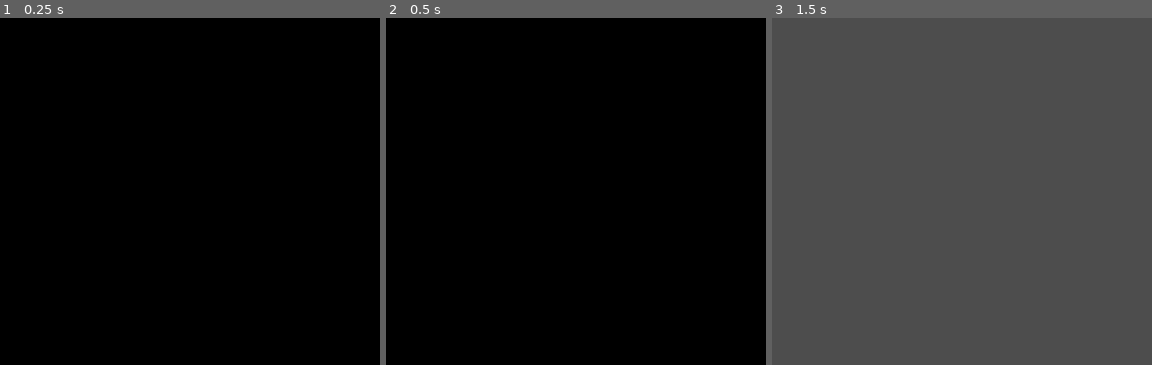
Above: before the commit, frames 1-3 (left to right).
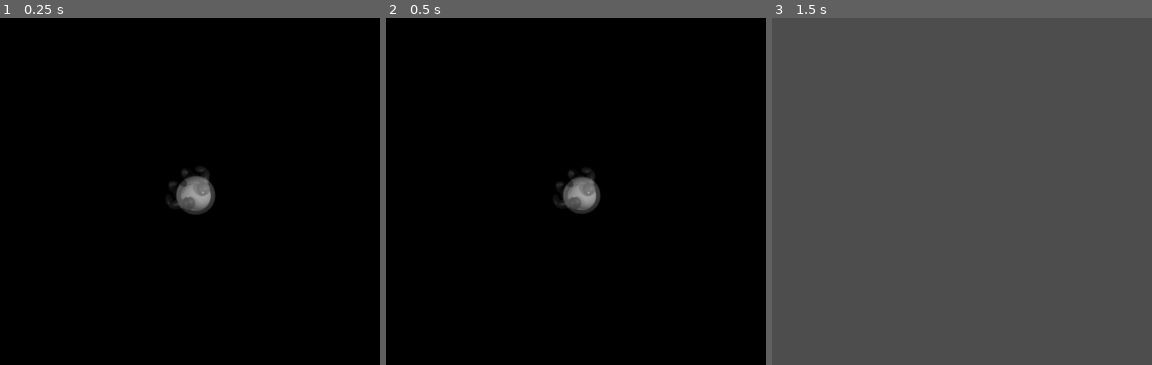
Above: after the commit, the same moments.

Repository: makreth/tiltedgjfeb
Game: Godot game, scene res://title_screen.tscn
The game is run twice, just before and just after one commit, with the same random seed, the same clock (stepped at 60 frames per second) and the same inputs. Video files are missing from this copy of the repository; at most half a second of black plays in their place.
Inputs (mouse positions are % of the whole screen's width and height, from its top left):
- Up to frame 1 (0.25 s): no input
- Up to frame 2 (0.5 s): no input
- Up to frame 3 (1.5 s): click "Start Game 1" at 0.5 s; tap Enter at 1.25 s; move the mouse to (73, 41) at 1.27 s
The pictures show only the part of the screen within x 25-75%, y 22-72%; the shares and areas given below are measured in that part.

The runs differ from the first frame. In frame 1, 1.0% of the frame differs, in the area x 43-57%, y 43-57%; in frame 2, 0.9%; in frame 3, nothing differs.

Commit message:
Added animated Panda Paul mouse cursor.

Diff:
--- /dev/null
+++ b/Scenes/cursor_panda_paul.tscn
@@ -0,0 +1,195 @@
+[gd_scene load_steps=29 format=3 uid="uid://c0cq3186w8bdc"]
+
+[ext_resource type="Script" uid="uid://b11jovoenvaw6" path="res://Scripts/cursor/cursor_panda_paul.gd" id="1_4o6ag"]
+[ext_resource type="Texture2D" uid="uid://tnckooqgctel" path="res://Assets/panda-paul-mouse/panda-paul-mouse-sprite-sheet.png" id="2_8s5ku"]
+
+[sub_resource type="AtlasTexture" id="AtlasTexture_h1dfb"]
+atlas = ExtResource("2_8s5ku")
+region = Rect2(0, 0, 64, 64)
+
+[sub_resource type="AtlasTexture" id="AtlasTexture_jroml"]
+atlas = ExtResource("2_8s5ku")
+region = Rect2(64, 0, 64, 64)
+
+[sub_resource type="AtlasTexture" id="AtlasTexture_10p48"]
+atlas = ExtResource("2_8s5ku")
+region = Rect2(128, 0, 64, 64)
+
+[sub_resource type="AtlasTexture" id="AtlasTexture_sn4h0"]
+atlas = ExtResource("2_8s5ku")
+region = Rect2(192, 0, 64, 64)
+
+[sub_resource type="AtlasTexture" id="AtlasTexture_obfwf"]
+atlas = ExtResource("2_8s5ku")
+region = Rect2(256, 0, 64, 64)
+
+[sub_resource type="AtlasTexture" id="AtlasTexture_uycyi"]
+atlas = ExtResource("2_8s5ku")
+region = Rect2(320, 0, 64, 64)
+
+[sub_resource type="AtlasTexture" id="AtlasTexture_o2oom"]
+atlas = ExtResource("2_8s5ku")
+region = Rect2(384, 0, 64, 64)
+
+[sub_resource type="AtlasTexture" id="AtlasTexture_f233n"]
+atlas = ExtResource("2_8s5ku")
+region = Rect2(448, 0, 64, 64)
+
+[sub_resource type="AtlasTexture" id="AtlasTexture_k1kmv"]
+atlas = ExtResource("2_8s5ku")
+region = Rect2(512, 0, 64, 64)
+
+[sub_resource type="AtlasTexture" id="AtlasTexture_l236m"]
+atlas = ExtResource("2_8s5ku")
+region = Rect2(576, 0, 64, 64)
+
+[sub_resource type="AtlasTexture" id="AtlasTexture_irdyt"]
+atlas = ExtResource("2_8s5ku")
+region = Rect2(640, 0, 64, 64)
+
+[sub_resource type="AtlasTexture" id="AtlasTexture_gb7q7"]
+atlas = ExtResource("2_8s5ku")
+region = Rect2(704, 0, 64, 64)
+
+[sub_resource type="AtlasTexture" id="AtlasTexture_ehqd3"]
+atlas = ExtResource("2_8s5ku")
+region = Rect2(768, 0, 64, 64)
+
+[sub_resource type="AtlasTexture" id="AtlasTexture_k30bv"]
+atlas = ExtResource("2_8s5ku")
+region = Rect2(832, 0, 64, 64)
+
+[sub_resource type="AtlasTexture" id="AtlasTexture_fk1ga"]
+atlas = ExtResource("2_8s5ku")
+region = Rect2(896, 0, 64, 64)
+
+[sub_resource type="AtlasTexture" id="AtlasTexture_1b4wm"]
+atlas = ExtResource("2_8s5ku")
+region = Rect2(960, 0, 64, 64)
+
+[sub_resource type="AtlasTexture" id="AtlasTexture_tgdfw"]
+atlas = ExtResource("2_8s5ku")
+region = Rect2(1024, 0, 64, 64)
+
+[sub_resource type="AtlasTexture" id="AtlasTexture_ui3cv"]
+atlas = ExtResource("2_8s5ku")
+region = Rect2(1088, 0, 64, 64)
+
+[sub_resource type="AtlasTexture" id="AtlasTexture_v7xx2"]
+atlas = ExtResource("2_8s5ku")
+region = Rect2(1152, 0, 64, 64)
+
+[sub_resource type="AtlasTexture" id="AtlasTexture_iaf82"]
+atlas = ExtResource("2_8s5ku")
+region = Rect2(1216, 0, 64, 64)
+
+[sub_resource type="AtlasTexture" id="AtlasTexture_bwu2h"]
+atlas = ExtResource("2_8s5ku")
+region = Rect2(1280, 0, 64, 64)
+
+[sub_resource type="AtlasTexture" id="AtlasTexture_0rie4"]
+atlas = ExtResource("2_8s5ku")
+region = Rect2(1344, 0, 64, 64)
+
+[sub_resource type="AtlasTexture" id="AtlasTexture_stkht"]
+atlas = ExtResource("2_8s5ku")
+region = Rect2(1408, 0, 64, 64)
+
+[sub_resource type="AtlasTexture" id="AtlasTexture_58swu"]
+atlas = ExtResource("2_8s5ku")
+region = Rect2(1472, 0, 64, 64)
+
+[sub_resource type="AtlasTexture" id="AtlasTexture_r8tpg"]
+atlas = ExtResource("2_8s5ku")
+region = Rect2(1536, 0, 64, 64)
+
+[sub_resource type="SpriteFrames" id="SpriteFrames_0eiok"]
+animations = [{
+"frames": [{
+"duration": 1.0,
+"texture": SubResource("AtlasTexture_h1dfb")
+}, {
+"duration": 1.0,
+"texture": SubResource("AtlasTexture_jroml")
+}, {
+"duration": 1.0,
+"texture": SubResource("AtlasTexture_10p48")
+}, {
+"duration": 1.0,
+"texture": SubResource("AtlasTexture_sn4h0")
+}, {
+"duration": 1.0,
+"texture": SubResource("AtlasTexture_obfwf")
+}, {
+"duration": 1.0,
+"texture": SubResource("AtlasTexture_uycyi")
+}, {
+"duration": 1.0,
+"texture": SubResource("AtlasTexture_o2oom")
+}, {
+"duration": 1.0,
+"texture": SubResource("AtlasTexture_f233n")
+}, {
+"duration": 1.0,
+"texture": SubResource("AtlasTexture_k1kmv")
+}, {
+"duration": 1.0,
+"texture": SubResource("AtlasTexture_l236m")
+}, {
+"duration": 1.0,
+"texture": SubResource("AtlasTexture_irdyt")
+}, {
+"duration": 1.0,
+"texture": SubResource("AtlasTexture_gb7q7")
+}, {
+"duration": 1.0,
+"texture": SubResource("AtlasTexture_ehqd3")
+}, {
+"duration": 1.0,
+"texture": SubResource("AtlasTexture_k30bv")
+}, {
+"duration": 1.0,
+"texture": SubResource("AtlasTexture_fk1ga")
+}, {
+"duration": 1.0,
+"texture": SubResource("AtlasTexture_1b4wm")
+}, {
+"duration": 1.0,
+"texture": SubResource("AtlasTexture_tgdfw")
+}, {
+"duration": 1.0,
+"texture": SubResource("AtlasTexture_ui3cv")
+}, {
+"duration": 1.0,
+"texture": SubResource("AtlasTexture_v7xx2")
+}, {
+"duration": 1.0,
+"texture": SubResource("AtlasTexture_iaf82")
+}, {
+"duration": 1.0,
+"texture": SubResource("AtlasTexture_bwu2h")
+}, {
+"duration": 1.0,
+"texture": SubResource("AtlasTexture_0rie4")
+}, {
+"duration": 1.0,
+"texture": SubResource("AtlasTexture_stkht")
+}, {
+"duration": 1.0,
+"texture": SubResource("AtlasTexture_58swu")
+}, {
+"duration": 1.0,
+"texture": SubResource("AtlasTexture_r8tpg")
+}],
+"loop": true,
+"name": &"default",
+"speed": 24.0
+}]
+
+[node name="CursorPandaPaul" type="Node2D"]
+script = ExtResource("1_4o6ag")
+
+[node name="AnimatedSprite2D" type="AnimatedSprite2D" parent="."]
+sprite_frames = SubResource("SpriteFrames_0eiok")
+frame = 21
+frame_progress = 0.95870143
--- /dev/null
+++ b/Scripts/cursor/cursor_panda_paul.gd
@@ -0,0 +1,14 @@
+extends Node2D
+
+@onready var animated_sprite = $AnimatedSprite2D
+
+func _ready() -> void:
+	Input.mouse_mode = Input.MOUSE_MODE_HIDDEN
+	animated_sprite.play("default")
+
+func _exit_tree() -> void:
+	Input.mouse_mode = Input.MOUSE_MODE_VISIBLE
+
+func _physics_process(delta: float) -> void:
+	#global_position = lerp(global_position, get_global_mouse_position(), 16.5 * delta)
+	global_position = get_global_mouse_position()
--- a/title_screen.tscn
+++ b/title_screen.tscn
@@ -1,8 +1,9 @@
-[gd_scene load_steps=4 format=3 uid="uid://cs1t52343ltre"]
+[gd_scene load_steps=5 format=3 uid="uid://cs1t52343ltre"]
 
 [ext_resource type="Script" uid="uid://44gm1pya8rev" path="res://title_screen.gd" id="1_ak2if"]
 [ext_resource type="VideoStream" uid="uid://d1fm8uekqprmt" path="res://Assets/title-screen/0001-0207.ogv" id="1_v6p8y"]
 [ext_resource type="AudioStream" uid="uid://bqhv8jxo4lmnw" path="res://Assets/JazzStems/Jazzfull.wav" id="3_ig5kc"]
+[ext_resource type="PackedScene" uid="uid://c0cq3186w8bdc" path="res://Scenes/cursor_panda_paul.tscn" id="4_05l2w"]
 
 [node name="Title Screen" type="Node2D"]
 script = ExtResource("1_ak2if")
@@ -68,6 +69,8 @@
 stream = ExtResource("3_ig5kc")
 autoplay = true
 
+[node name="CursorPandaPaul" parent="." instance=ExtResource("4_05l2w")]
+
 [connection signal="pressed" from="Start Game 1" to="." method="_on_start_game_pressed"]
 [connection signal="pressed" from="Start Game 2" to="." method="_on_start_game_2_pressed"]
 [connection signal="pressed" from="Credits" to="." method="_on_credits_pressed"]
Binary file added: Assets/panda-paul-mouse/panda-paul-mouse-sprite-sheet.png
Not shown: 1 places in Resources/sprites/gear_rotate.tres that only renumber resources
Not shown, added: Scripts/cursor/cursor_panda_paul.gd.uid
Not shown, changed: Assets/blender/tile-camera-setup.blend
